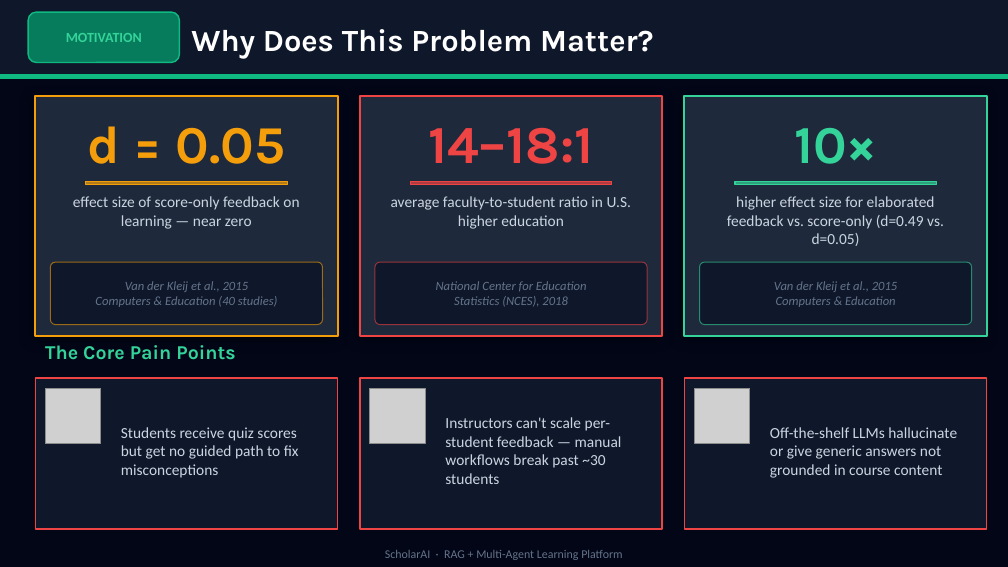
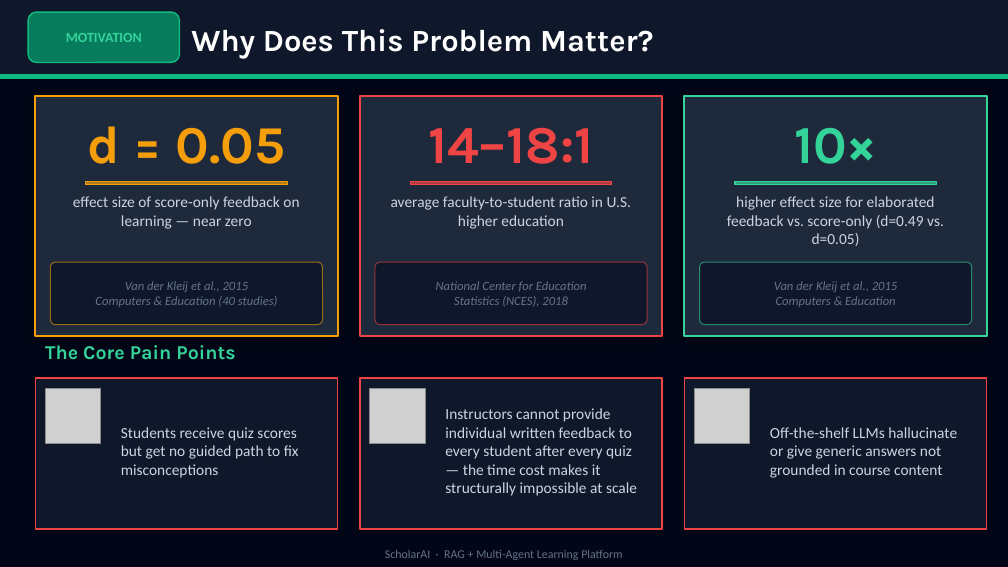
Before and after one commit to khatri5034/ScholarAI-AI-Assistive-Study-Tool, a slide deck: slide 2 of Presentation.pptx. Drawn at 1008x567 pixels with LibreOffice and Linux fonts; fonts in the diff are those of the drawing; grey boxes stand for pictures. Boxes give left, top, right and bottom in pixels: in the first picture for what was removed or moved away, otherwise in the second. Text is boxed around its words. In the diff, an @@ line names an element or a change of style, - is before the commit and + after.

Commit message:
update files

```diff
--- a/Presentation.pptx
+++ b/Presentation.pptx
@@ text at (445,408,637,496): text changed @@
-Instructors can't scale per-student feedback — manual workflows break past ~30 students
+Instructors cannot provide individual written feedback to every student after every quiz — the time cost makes it structurally impossible at scale
```
